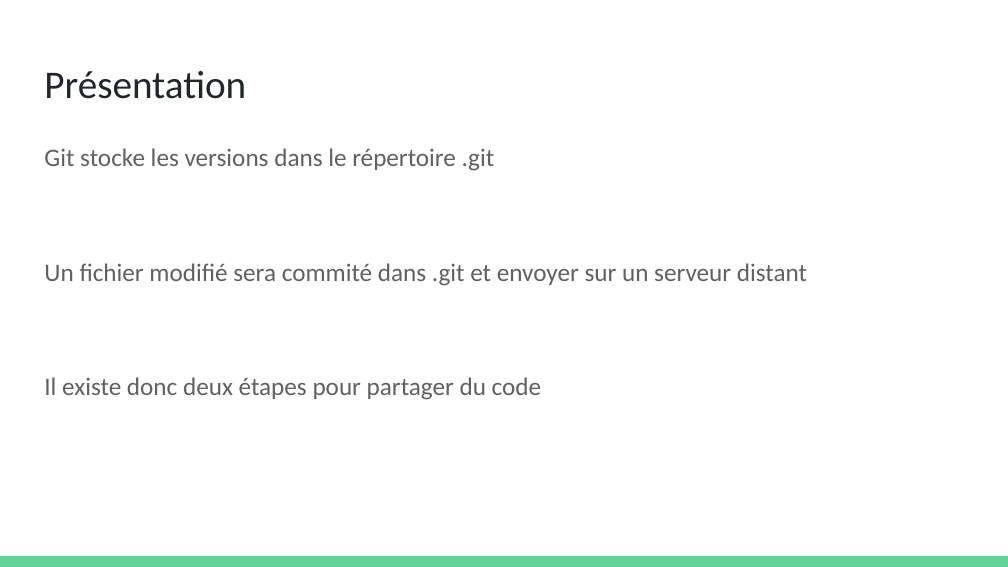
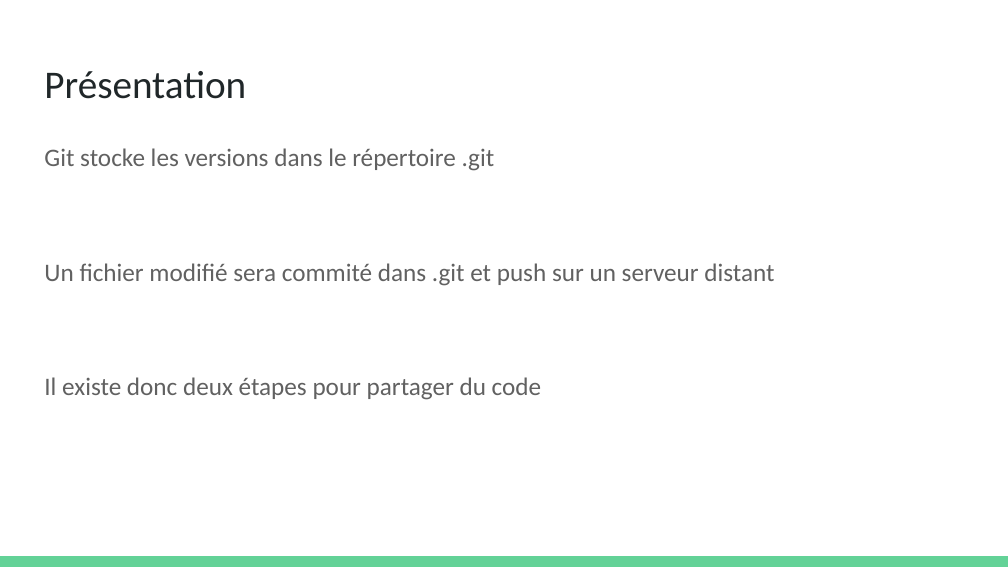
Before and after one commit to olivier-pitton/dant, a slide deck: slide 10 of git/Cours Git.pptx. Drawn at 1008x567 pixels with LibreOffice and Linux fonts; fonts in the diff are those of the drawing. Boxes give left, top, right and bottom in pixels: in the first picture for what was removed or moved away, otherwise in the second. Text is boxed around its words. In the diff, an @@ line names an element or a change of style, - is before the commit and + after.

```diff
--- a/git/Cours Git.pptx
+++ b/git/Cours Git.pptx
@@ text at [44, 148, 541, 400]: less space between paragraphs; more space between paragraphs @@
@@ text at [44, 263, 774, 286]: text changed @@
-Un fichier modifié sera commité dans .git et envoyer sur un serveur distant
+Un fichier modifié sera commité dans .git et push sur un serveur distant
```
Also in this commit, not shown: 27 other slides changed, 1 other file.
